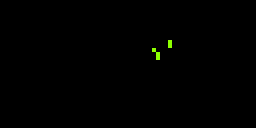
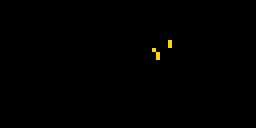
Layered file, before and after one edit (256 x 128). Changes by layer:
painted on "Calque #2" over [156, 40, 172, 60]
painted on "Calque #4" over [152, 40, 172, 60]
